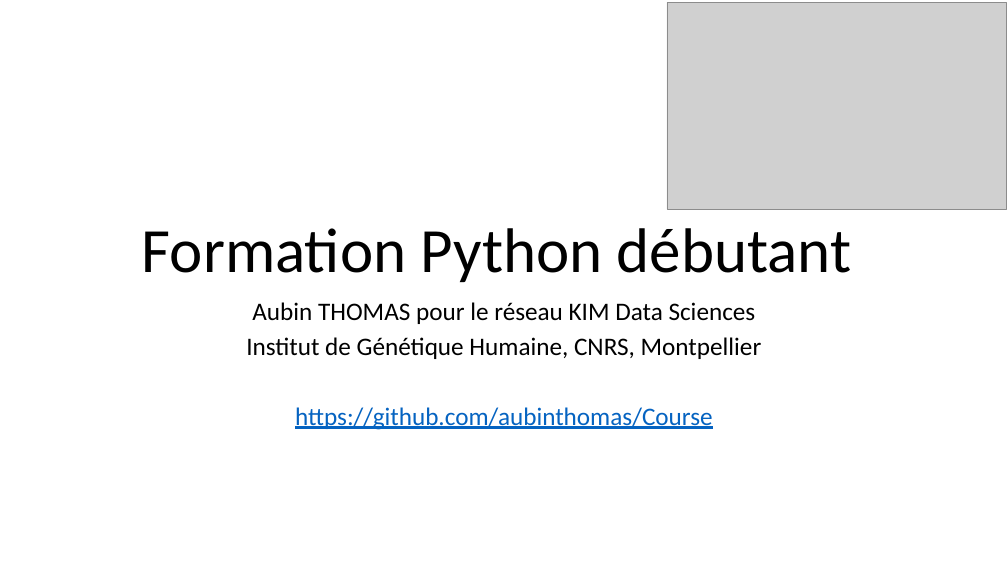
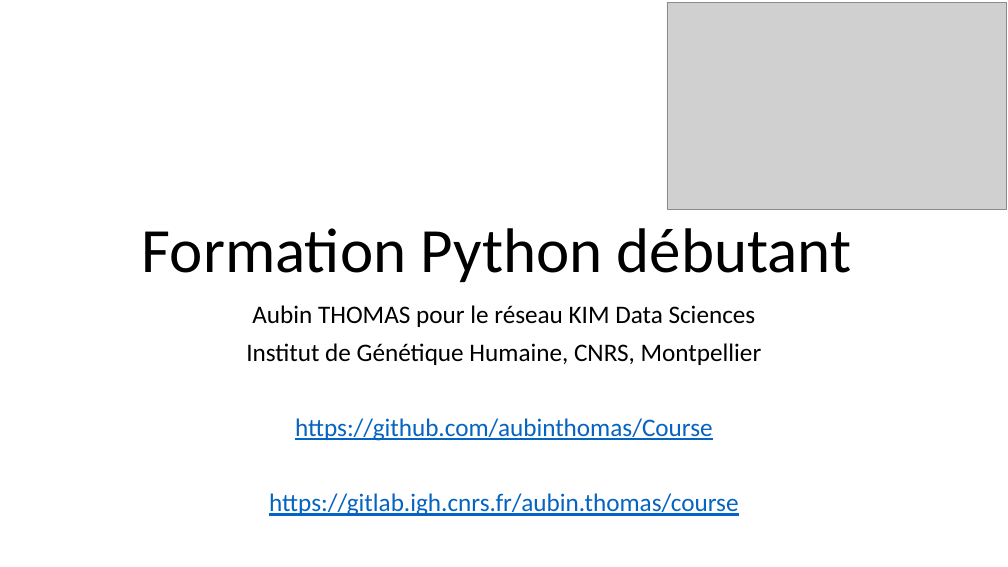
Before and after one commit to aubinthomas/Course, a slide deck: slide 1 of python_debutant/Formation Python débutant.pptx. Drawn at 1008x567 pixels with LibreOffice and Linux fonts; fonts in the diff are those of the drawing; grey boxes stand for pictures. Boxes give left, top, right and bottom in pixels: in the first picture for what was removed or moved away, otherwise in the second. Text is boxed around its words. In the diff, an @@ line names an element or a change of style, - is before the commit and + after.

```diff
--- a/python_debutant/Formation Python débutant.pptx
+++ b/python_debutant/Formation Python débutant.pptx
@@ subtitle at [246, 305, 762, 441]: line spacing 0.8 to 0.9 @@
@@ subtitle at [269, 493, 738, 516]: paragraph added @@
+https://gitlab.igh.cnrs.fr/aubin.thomas/course
```
Also in this commit, not shown: 1 other slide changed, 1 other file.
